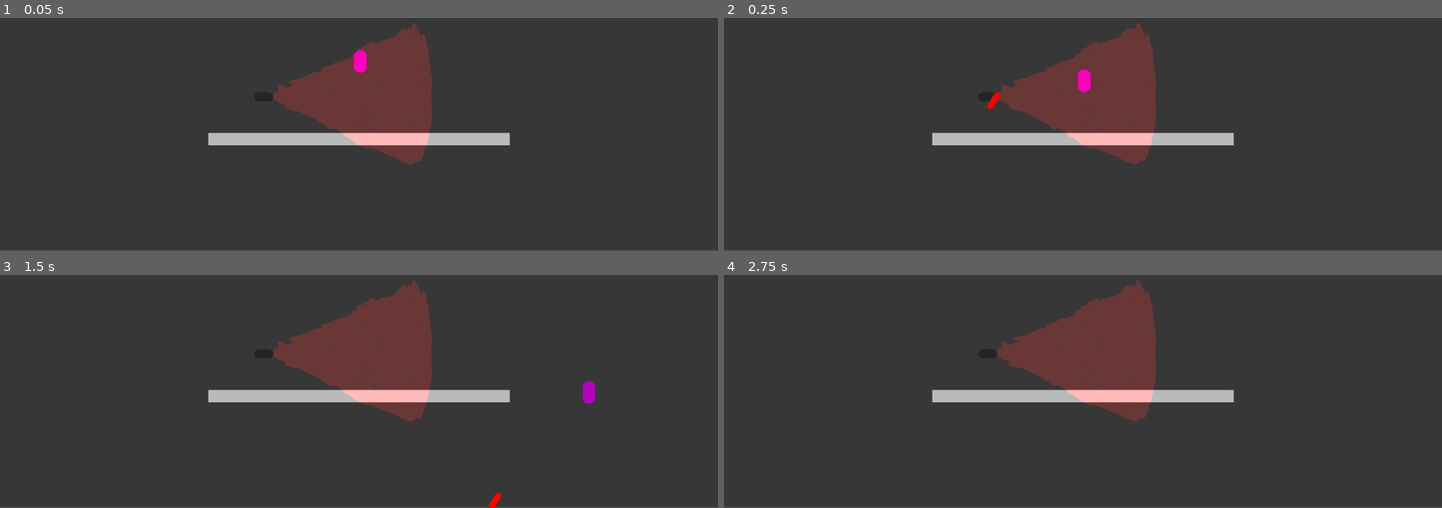
Above: before the commit, frames 1-4 (two rows, left to right).
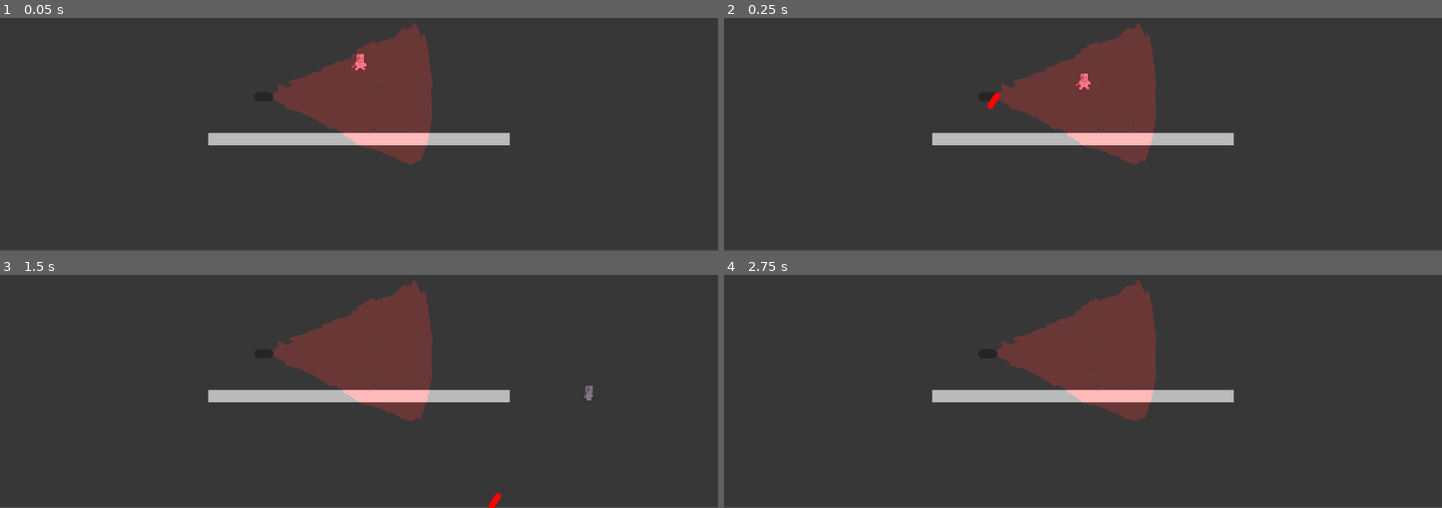
Above: after the commit, the same moments.

Repository: PlantvZombie/Game
Game: Godot game, scene res://test.tscn
Two runs of this game, one before a commit and one after it. Both use one fixed random seed, a clock stepped at 60 frames per second and the inputs below. The project has no main scene, so this scene is started directly.
Inputs:
- Up to frame 1 (0.05 s): no input
- Up to frame 2 (0.25 s): no input
- Up to frame 3 (1.5 s): hold D (right) from 0.53 s (still down); tap W (up) at 0.6, 0.77, 1.07 s; tap Space (space) at 1.35 s
- Up to frame 4 (2.75 s): tap W (up) at 1.52, 1.55, 1.82, 2.1 s; release D (right) at 2.03 s; hold A (left) from 2.03 s (still down)

The runs differ from the first frame. In frame 1, 0.2% of the frame differs, in the area x 48-52%, y 13-24%; in frame 2, 0.2%; in frame 3, 0.2%, in the area x 81-83%, y 45-56%; in frame 4, nothing differs.

Commit message:
Added All of Player's Movement Anims

Diff:
--- a/character.gd
+++ b/character.gd
@@ -2,10 +2,13 @@
 
 const SPEED = 400.0
 const JUMP_VELOCITY = -400.0
+var left:bool = false
+var right:bool = false
 
 # Get the gravity from the project settings to be synced with RigidBody nodes.
 var gravity = ProjectSettings.get_setting("physics/2d/default_gravity")
 
+@onready var anim = get_node("CollisionShape2D/Sprite2D")
 
 func _physics_process(delta):
 	# Add the gravity.
@@ -20,8 +23,22 @@
 	var direction = Input.get_axis("left", "right")
 	if direction:
 		velocity.x = move_toward(velocity.x, direction * SPEED, 80)
+		if Input.is_action_pressed("left"):
+			anim.play("Run Left")
+			left = true
+			right = false
+		else:
+			anim.play("Run Right")
+			right = true
+			left = false
 	else:
 		velocity.x = move_toward(velocity.x, 0, 65)
+		if velocity.x == 0 and !left and !right:
+			anim.play("Idle")
+		elif velocity.x == 0 and left:
+			anim.play("IdleLeft")
+		elif velocity.x == 0 and right:
+			anim.play("IdleRight")
 
 	get_node("/root/Global").PlayerPos = self.position
 
--- a/character.tscn
+++ b/character.tscn
@@ -1,11 +1,179 @@
-[gd_scene load_steps=4 format=3 uid="uid://cxmdasgl0ayr7"]
+[gd_scene load_steps=25 format=3 uid="uid://cxmdasgl0ayr7"]
 
 [ext_resource type="Script" path="res://character.gd" id="1_7og8y"]
+[ext_resource type="Texture2D" uid="uid://cf8icbcritldl" path="res://Sprites/Prototype_Character-Sheet.png" id="2_xiv5k"]
 
 [sub_resource type="CapsuleShape2D" id="CapsuleShape2D_8mbu1"]
-height = 36.0
+radius = 11.0
+height = 38.0
 
-[sub_resource type="CapsuleMesh" id="CapsuleMesh_r32u3"]
+[sub_resource type="AtlasTexture" id="AtlasTexture_4iboj"]
+atlas = ExtResource("2_xiv5k")
+region = Rect2(0, 0, 64, 64)
+
+[sub_resource type="AtlasTexture" id="AtlasTexture_fe7oi"]
+atlas = ExtResource("2_xiv5k")
+region = Rect2(256, 0, 64, 64)
+
+[sub_resource type="AtlasTexture" id="AtlasTexture_fhj6p"]
+atlas = ExtResource("2_xiv5k")
+region = Rect2(512, 0, 64, 64)
+
+[sub_resource type="AtlasTexture" id="AtlasTexture_bxox3"]
+atlas = ExtResource("2_xiv5k")
+region = Rect2(768, 0, 64, 64)
+
+[sub_resource type="AtlasTexture" id="AtlasTexture_0acqa"]
+atlas = ExtResource("2_xiv5k")
+region = Rect2(0, 128, 64, 64)
+
+[sub_resource type="AtlasTexture" id="AtlasTexture_pi88y"]
+atlas = ExtResource("2_xiv5k")
+region = Rect2(256, 128, 64, 64)
+
+[sub_resource type="AtlasTexture" id="AtlasTexture_n40aj"]
+atlas = ExtResource("2_xiv5k")
+region = Rect2(512, 128, 64, 64)
+
+[sub_resource type="AtlasTexture" id="AtlasTexture_ld57b"]
+atlas = ExtResource("2_xiv5k")
+region = Rect2(768, 128, 64, 64)
+
+[sub_resource type="AtlasTexture" id="AtlasTexture_cf3t8"]
+atlas = ExtResource("2_xiv5k")
+region = Rect2(0, 64, 64, 64)
+
+[sub_resource type="AtlasTexture" id="AtlasTexture_4dvy3"]
+atlas = ExtResource("2_xiv5k")
+region = Rect2(256, 64, 64, 64)
+
+[sub_resource type="AtlasTexture" id="AtlasTexture_32nft"]
+atlas = ExtResource("2_xiv5k")
+region = Rect2(512, 64, 64, 64)
+
+[sub_resource type="AtlasTexture" id="AtlasTexture_8j1r4"]
+atlas = ExtResource("2_xiv5k")
+region = Rect2(768, 64, 64, 64)
+
+[sub_resource type="AtlasTexture" id="AtlasTexture_1m4nm"]
+atlas = ExtResource("2_xiv5k")
+region = Rect2(64, 128, 64, 64)
+
+[sub_resource type="AtlasTexture" id="AtlasTexture_jy4jv"]
+atlas = ExtResource("2_xiv5k")
+region = Rect2(320, 128, 64, 64)
+
+[sub_resource type="AtlasTexture" id="AtlasTexture_10h06"]
+atlas = ExtResource("2_xiv5k")
+region = Rect2(576, 128, 64, 64)
+
+[sub_resource type="AtlasTexture" id="AtlasTexture_w6ruq"]
+atlas = ExtResource("2_xiv5k")
+region = Rect2(832, 128, 64, 64)
+
+[sub_resource type="AtlasTexture" id="AtlasTexture_rvhrh"]
+atlas = ExtResource("2_xiv5k")
+region = Rect2(64, 64, 64, 64)
+
+[sub_resource type="AtlasTexture" id="AtlasTexture_bdw5a"]
+atlas = ExtResource("2_xiv5k")
+region = Rect2(320, 64, 64, 64)
+
+[sub_resource type="AtlasTexture" id="AtlasTexture_hmrew"]
+atlas = ExtResource("2_xiv5k")
+region = Rect2(576, 64, 64, 64)
+
+[sub_resource type="AtlasTexture" id="AtlasTexture_no30e"]
+atlas = ExtResource("2_xiv5k")
+region = Rect2(832, 64, 64, 64)
+
+[sub_resource type="SpriteFrames" id="SpriteFrames_ajwqw"]
+animations = [{
+"frames": [{
+"duration": 1.0,
+"texture": SubResource("AtlasTexture_4iboj")
+}, {
+"duration": 1.0,
+"texture": SubResource("AtlasTexture_fe7oi")
+}, {
+"duration": 1.0,
+"texture": SubResource("AtlasTexture_fhj6p")
+}, {
+"duration": 1.0,
+"texture": SubResource("AtlasTexture_bxox3")
+}],
+"loop": true,
+"name": &"Idle",
+"speed": 5.0
+}, {
+"frames": [{
+"duration": 1.0,
+"texture": SubResource("AtlasTexture_0acqa")
+}, {
+"duration": 1.0,
+"texture": SubResource("AtlasTexture_pi88y")
+}, {
+"duration": 1.0,
+"texture": SubResource("AtlasTexture_n40aj")
+}, {
+"duration": 1.0,
+"texture": SubResource("AtlasTexture_ld57b")
+}],
+"loop": true,
+"name": &"IdleLeft",
+"speed": 5.0
+}, {
+"frames": [{
+"duration": 1.0,
+"texture": SubResource("AtlasTexture_cf3t8")
+}, {
+"duration": 1.0,
+"texture": SubResource("AtlasTexture_4dvy3")
+}, {
+"duration": 1.0,
+"texture": SubResource("AtlasTexture_32nft")
+}, {
+"duration": 1.0,
+"texture": SubResource("AtlasTexture_8j1r4")
+}],
+"loop": true,
+"name": &"IdleRight",
+"speed": 5.0
+}, {
+"frames": [{
+"duration": 1.0,
+"texture": SubResource("AtlasTexture_1m4nm")
+}, {
+"duration": 1.0,
+"texture": SubResource("AtlasTexture_jy4jv")
+}, {
+"duration": 1.0,
+"texture": SubResource("AtlasTexture_10h06")
+}, {
+"duration": 1.0,
+"texture": SubResource("AtlasTexture_w6ruq")
+}],
+"loop": true,
+"name": &"Run Left",
+"speed": 5.0
+}, {
+"frames": [{
+"duration": 1.0,
+"texture": SubResource("AtlasTexture_rvhrh")
+}, {
+"duration": 1.0,
+"texture": SubResource("AtlasTexture_bdw5a")
+}, {
+"duration": 1.0,
+"texture": SubResource("AtlasTexture_hmrew")
+}, {
+"duration": 1.0,
+"texture": SubResource("AtlasTexture_no30e")
+}],
+"loop": true,
+"name": &"Run Right",
+"speed": 5.0
+}]
 
 [node name="Character" type="CharacterBody2D"]
 script = ExtResource("1_7og8y")
@@ -13,8 +181,7 @@
 [node name="CollisionShape2D" type="CollisionShape2D" parent="."]
 shape = SubResource("CapsuleShape2D_8mbu1")
 
-[node name="Sprite2D" type="MeshInstance2D" parent="CollisionShape2D"]
-modulate = Color(0.709804, 0, 0.741176, 1)
-position = Vector2(1.19209e-07, 0.117996)
-scale = Vector2(20, 18.118)
-mesh = SubResource("CapsuleMesh_r32u3")
+[node name="Sprite2D" type="AnimatedSprite2D" parent="CollisionShape2D"]
+texture_filter = 1
+sprite_frames = SubResource("SpriteFrames_ajwqw")
+animation = &"IdleRight"
--- a/rat.tscn
+++ b/rat.tscn
@@ -6,6 +6,21 @@
 height = 34.0
 
 [sub_resource type="CapsuleMesh" id="CapsuleMesh_oe541"]
+
+[sub_resource type="Animation" id="Animation_7atmx"]
+length = 0.001
+tracks/0/type = "value"
+tracks/0/imported = false
+tracks/0/enabled = true
+tracks/0/path = NodePath(".:position")
+tracks/0/interp = 1
+tracks/0/loop_wrap = true
+tracks/0/keys = {
+"times": PackedFloat32Array(0),
+"transitions": PackedFloat32Array(1),
+"update": 0,
+"values": [Vector2(0, 0)]
+}
 
 [sub_resource type="Animation" id="Animation_0xxiv"]
 resource_name = "movement"
@@ -21,21 +36,6 @@
 "transitions": PackedFloat32Array(1, 1, 1, 1, 1, 1, 1),
 "update": 0,
 "values": [Vector2(0, 0), Vector2(0, 0), Vector2(200, 0), Vector2(400, 0), Vector2(600, 0), Vector2(800, 0), Vector2(1000, 0)]
-}
-
-[sub_resource type="Animation" id="Animation_7atmx"]
-length = 0.001
-tracks/0/type = "value"
-tracks/0/imported = false
-tracks/0/enabled = true
-tracks/0/path = NodePath(".:position")
-tracks/0/interp = 1
-tracks/0/loop_wrap = true
-tracks/0/keys = {
-"times": PackedFloat32Array(0),
-"transitions": PackedFloat32Array(1),
-"update": 0,
-"values": [Vector2(0, 0)]
 }
 
 [sub_resource type="AnimationLibrary" id="AnimationLibrary_mshq3"]
Binary file added: Sprites/Prototype_Character-Sheet.png
Not shown, added: Sprites/Prototype_Character-Sheet.png.import
